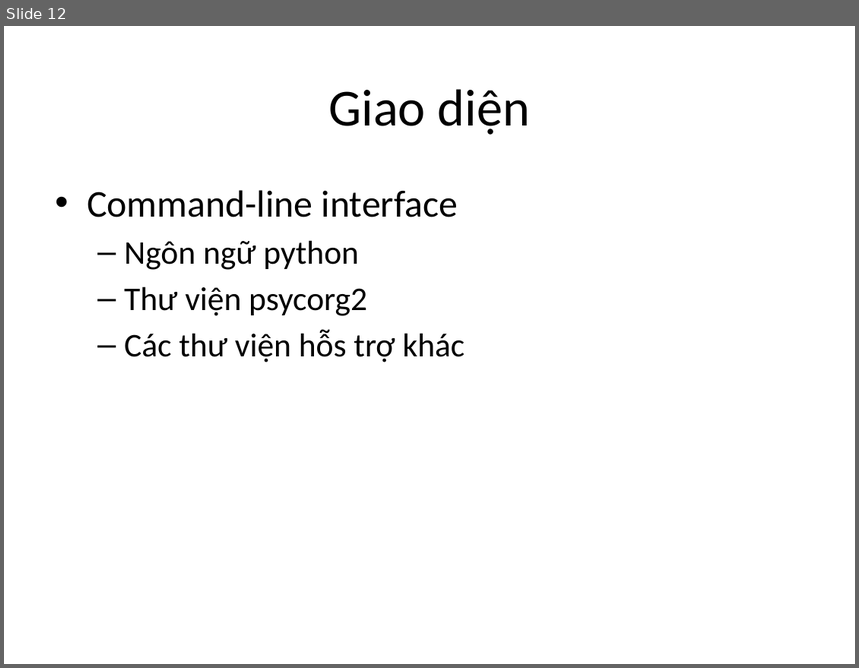
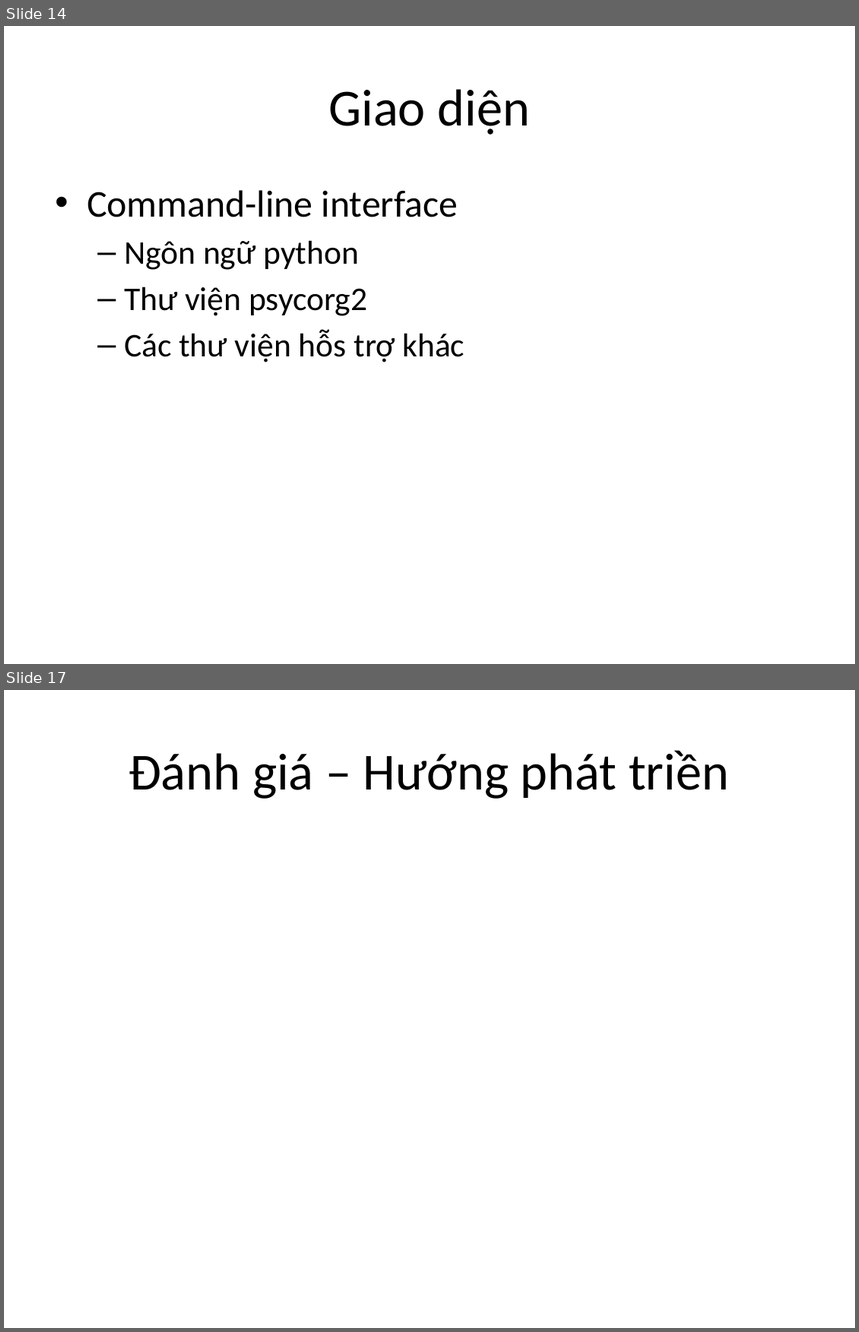
Before and after one commit to manhnd52/HustParkingLot, a slide deck: readme/slide.pptx. Shown one above the other, each under a label of ours: slide 12 before the commit, slides 14 and 17 after it; the slides between them are not shown. The pictures are 859x668 and 859x1332 pixels, drawn with LibreOffice and Linux fonts; fonts in the diff are those of the drawing. Boxes give left, top, right and bottom in pixels: in the first picture for what was removed or moved away, otherwise in the second. Text is boxed around its words. In the diff, an @@ line names an element or a change of style, - is before the commit and + after.

```diff
--- a/readme/slide.pptx
+++ b/readme/slide.pptx
@@ slide 17 added at <box>4,690,855,1328</box>, background #FFFFFF @@
@@ title added at <box>129,750,729,799</box>, 44 pt, text #000000 @@
+Đánh giá – Hướng phát triền
@@ what was slide 12 is now slide 14 @@
```
Also in this commit, not shown: 1 slide changed, 7 other slides added, 2 other files.
